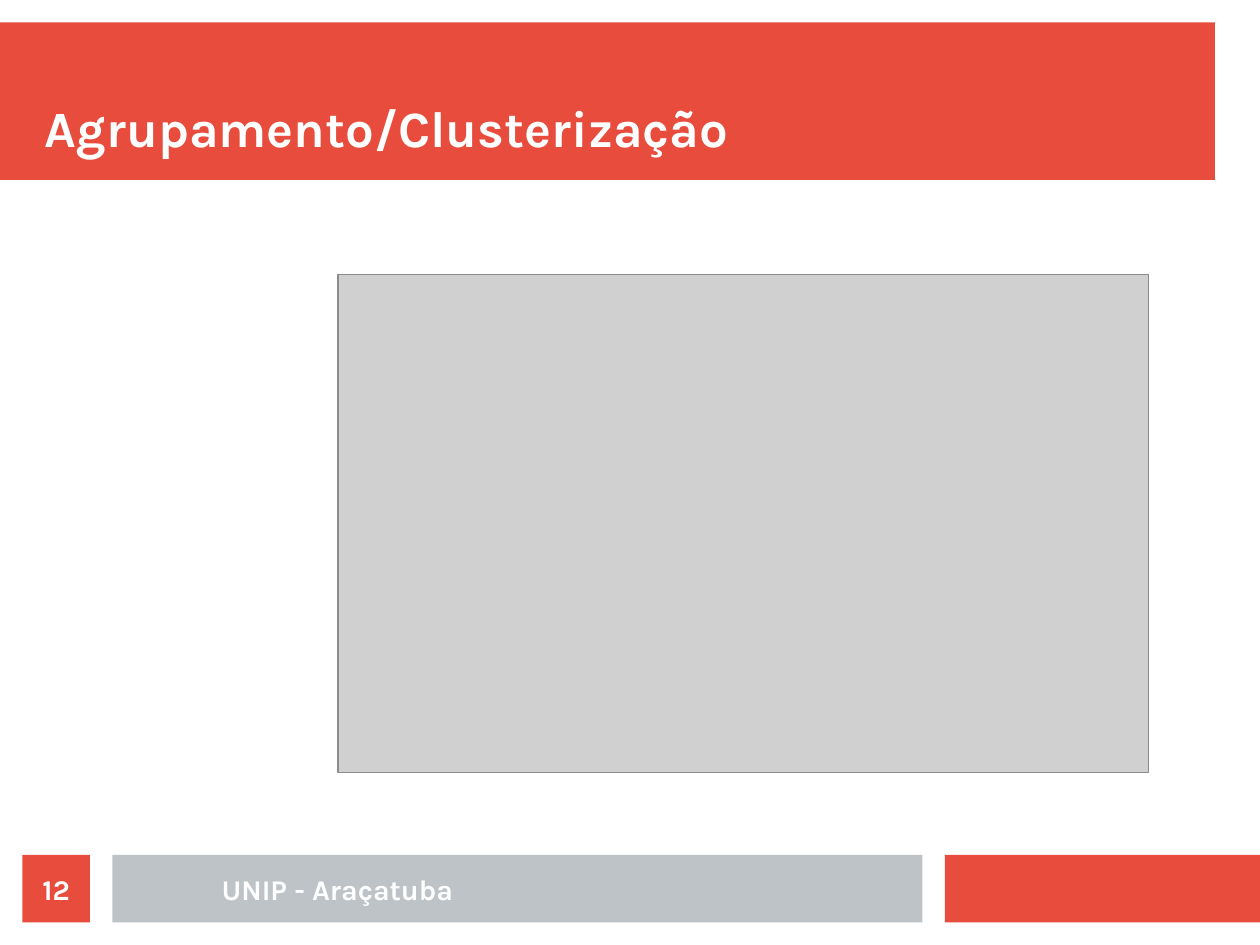
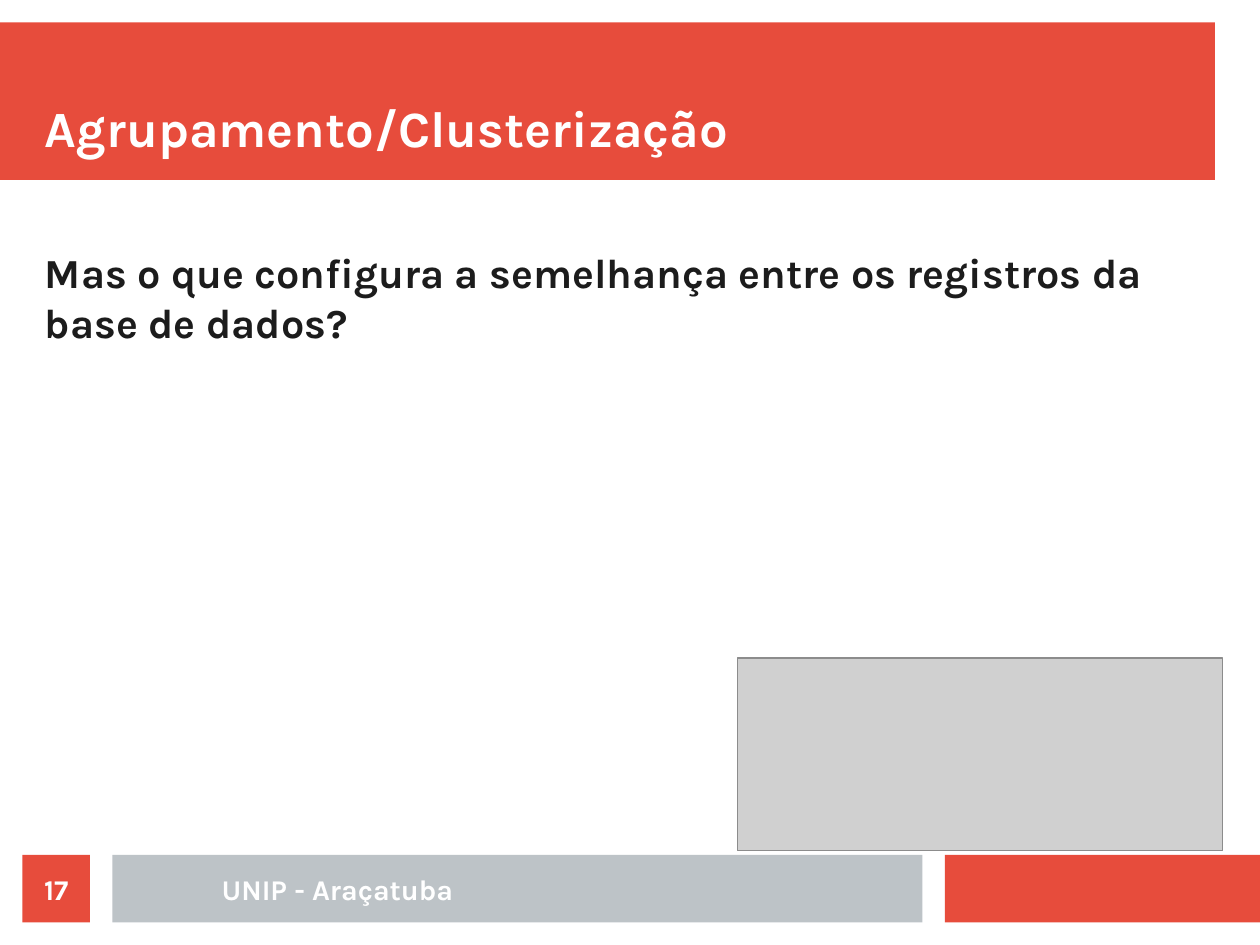
Before and after one commit to rafaelstojoao/pos-unip, a slide deck: slide 17 of [2020][modulo][Machine_Learning]/[aula]02[Agrupamento].odp (slide 12 before the commit). Drawn at 1260x945 pixels with LibreOffice and Linux fonts; fonts in the diff are those of the drawing; grey boxes stand for pictures. Boxes give left, top, right and bottom in pixels: in the first picture for what was removed or moved away, otherwise in the second. Text is boxed around its words. In the diff, an @@ line names an element or a change of style, - is before the commit and + after.

```diff
--- a/[2020][modulo][Machine_Learning]/[aula]02[Agrupamento].odp
+++ b/[2020][modulo][Machine_Learning]/[aula]02[Agrupamento].odp
@@ text added at (45,258,1141,339), 26 pt, text #1C1C1C, bold @@
+Mas o que configura a semelhança entre os registros da base de dados?
@@ picture: place and size @@
-picture at (338,274,1149,772)
+picture at (737,659,1223,852)
@@ page number at (44,881,68,900): text changed @@
-12
+17
```
Also in this commit, not shown: 11 other slides changed, 33 slides added, 24 slides removed, 1 other file.
